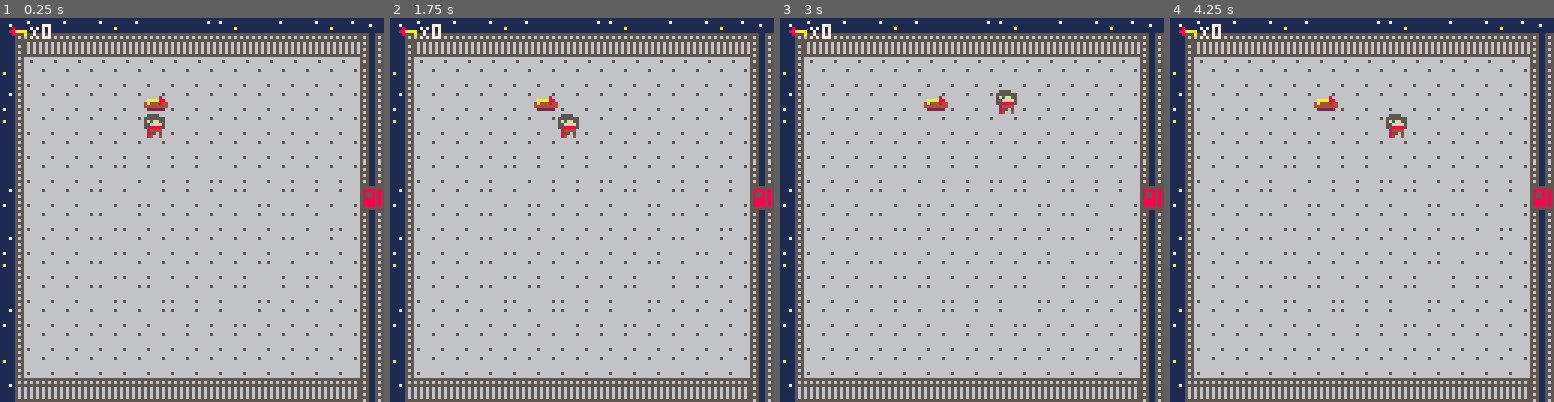
Above: before the commit, frames 1-4 (left to right).
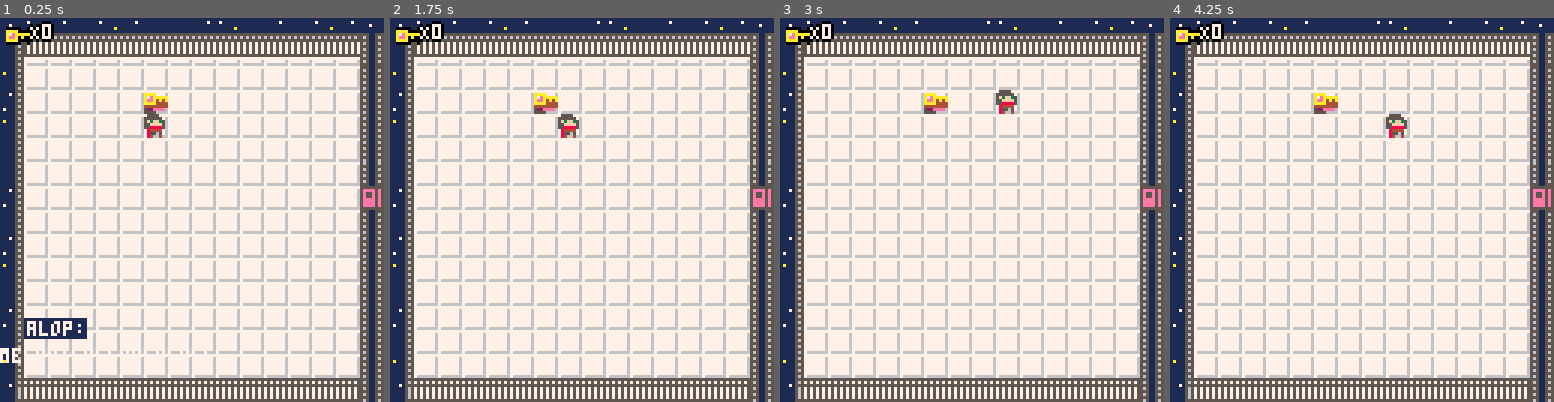
Above: after the commit, the same moments.

Repository: adatechschool/projet-collectif---pico-8-alop-s-crew
Game: PICO-8 cartridge the alop_s adventure.p8
Same seed, same stepped clock (60 frames per second), same inputs: the game is played once before the commit and once after it.
Inputs:
- Up to frame 1 (0.25 s): no input
- Up to frame 2 (1.75 s): tap X (X key) at 0.33, 1.07 s; hold Right from 1.6 s (still down)
- Up to frame 3 (3 s): tap X (X key) at 1.85, 2.97 s; release Right at 2.1 s; hold Up 2.15-2.42 s; hold Right from 2.47 s (still down)
- Up to frame 4 (4.25 s): release Right at 3.03 s; hold Left 3.08-3.58 s; hold Down 3.63-3.97 s; hold Right from 4.02 s (still down); tap X (X key) at 4.08 s

The runs differ from the first frame. In frame 1, 62% of the frame differs, in the area x 0-100%, y 0-100%; in frame 2, 61%; in frame 3, 61%; in frame 4, 61%.

Commit message:
new_210623

Diff:
--- a/the alop_s adventure.p8
+++ b/the alop_s adventure.p8
@@ -6,18 +6,26 @@
 
 function _init()
 	create_player()
+	init_msg()
+	create_msg("alop:","me voila sur place",
+	"bon ou est grogu?")
 end
 
 function _update()
-	player_movement()
+	if not messages[1] then
+		player_movement()
+	end
 	player_change_spr()
 	update_camera()
+	update_msg()
 end
 
 function _draw()
+	cls()
 	draw_map()
 	draw_player()
 	draw_ui()
+	draw_msg()
 end
 -->8
 --player--
@@ -103,8 +111,46 @@
 
 function draw_ui()
 	camera(0,0)
+	palt(0,false)
+	palt(12,true)
 	spr(33,2,2)
-	print("X"..p.keys,10,2,7)
+	print_outline("X"..p.keys,10,2,7)
+	palt()
+end
+
+function print_outline(text,x,y)
+	print(text,x-1,y,0)
+	print(text,x+1,y,0)
+	print(text,x,y-1,0)
+	print(text,x,y+1,0)
+	print(text,x,y,7)
+end
+-->8
+--message--
+
+function init_msg()
+	messages={}
+end
+
+function create_msg(name,...)
+	msg_title=name
+	messages={...}
+end
+
+function update_msg()
+	if (btn(❎)) then
+		deli(messages,1)
+	end
+end
+
+function draw_msg()
+	if messages[1] then
+		local y=100
+		rectfill(8,y,
+		8+#msg_title*4,y+6,1)
+		print(msg_title,9,y+1,7)
+		print(messages[1],0,y+10,7)
+	end
 end
 
 
@@ -204,7 +250,7 @@
 
 
 __gff__
-0000000301010500000101000100000000000101010101010101010101010101000000000000000000000000000000000000000000000000000000000000000000000100000000000000000100000000000000000000000000000000000000000000000000000000000000000000000000000000000000000000000000000000
+0000000301010500000101000109110000000101010101010101010101010101000000000000000000000000000000000000000000000000000000000000000000000100000000000000000100000000000000000000000000000000000000000000000000000000000000000000000000000000000000000000000000000000
 0000000000000000000000000000000000000000000000000000000000000000000000000000000000000000000000000000000000000000000000000000000000000000000000000000000000000000000000000000000000000000000000000000000000000000000000000000000000000000000000000000000000000000
 __map__
 1c12131412131414131214131412130c0c13121412141213141214131214121214131214121412131414121413141214121412131214121413141312141214131412141314131213141314131214131412121413121413131214131214121313141214131213131412131413121414131314121314121412131414131214131d
Not shown, changed: 24 lines of the sprite sheet (__gfx__) section of the alop_s adventure.p8
Not shown, changed: the sound effects (__sfx__) section of the alop_s adventure.p8
